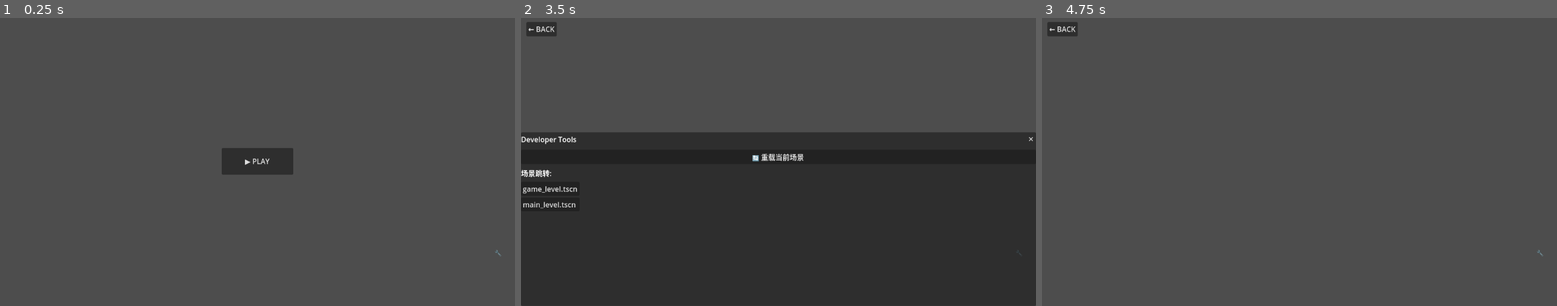
Above: before the commit, frames 1-3 (left to right).
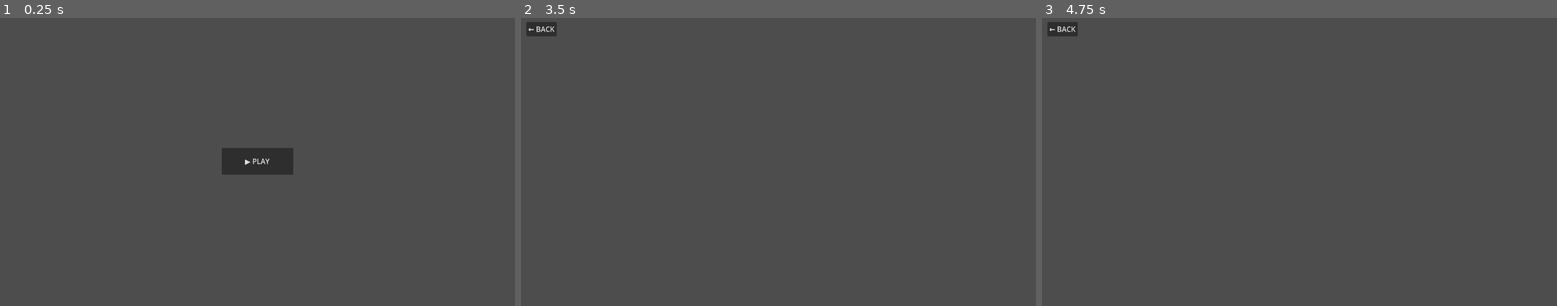
Above: after the commit, the same moments.

Repository: GeorgeMee/Godotter
Game: Godot game, scene res://game/levels/main_level.tscn
The game is run twice, just before and just after one commit, with the same random seed, the same clock (stepped at 60 frames per second) and the same inputs.
Inputs (mouse positions are in pixels of both pictures, inside the frame that each line leads up to):
- Up to frame 1 (0.25 s): no input
- Up to frame 2 (3.5 s): click "▶ PLAY" at 0.5 s; click "← BACK" at 1.25 s; click "▶ PLAY" at 2 s; tap Enter (confirm) at 2.75 s; drag from (1020, 254) to (830, 98) at 2.77 s
- Up to frame 3 (4.75 s): drag from (1196, 176) to (1273, 219) at 3.52 s; click (1551, 138) at 4.25 s, where only the run before the commit has a clickable "✕"

The runs differ from the first frame. In frame 1, less than 0.1% of the frame differs, in the area x 96-98%, y 80-83%; in frame 2, 60%, in the area x 0-100%, y 39-100%; in frame 3, less than 0.1%.
Error before the commit: Invalid access to property or key 'scene_changed' on a base object of type 'SceneTree'. (res://cheat/autoload/cheat_bootstrap.gd:17)
Error after the commit: Parse Error: Cannot infer the type of "parent_pos" variable because the value doesn't have a set type. (res://cheat/overlay/cheat_trigger.gd:33)

Commit message:
fix(cheat): mouse drag uses _process polling for global mouse tracking
Mouse drag fails because MouseMotion events stop firing when cursor leaves
the 44x44 Control rect. Switch to _process + Input.is_mouse_button_pressed
for global tracking. Touch drag stays in _gui_input since ScreenDrag events
follow the finger regardless of widget boundaries.

Diff:
--- a/templates/godotter_game_template/cheat/overlay/cheat_trigger.gd
+++ b/templates/godotter_game_template/cheat/overlay/cheat_trigger.gd
@@ -4,8 +4,9 @@
 
 signal pressed
 
-var _dragging := false
-var _drag_start := Vector2.ZERO
+var _is_dragging := false
+var _is_mouse_drag := false
+var _drag_start_pos := Vector2.ZERO
 var _drag_offset := Vector2.ZERO
 var _tap_threshold := 10.0
 
@@ -13,41 +14,54 @@
 func _ready() -> void:
 	position = get_viewport().get_visible_rect().size - Vector2(60, 140)
 	modulate.a = 0.5
+	set_process(false)
+
+
+func _process(_delta: float) -> void:
+	if not Input.is_mouse_button_pressed(MOUSE_BUTTON_LEFT):
+		set_process(false)
+		_is_dragging = false
+		_is_mouse_drag = false
+		modulate.a = 0.5
+		return
+
+	var gmp := get_global_mouse_position()
+	if not _is_dragging:
+		_is_dragging = gmp.distance_to(_drag_start_pos) > _tap_threshold
+	if _is_dragging:
+		var parent_layer := get_parent()
+		var parent_pos := parent_layer.global_position if parent_layer else Vector2.ZERO
+		position = gmp - _drag_offset - parent_pos
 
 
 func _gui_input(event: InputEvent) -> void:
 	if event is InputEventMouseButton:
 		if event.button_index == MOUSE_BUTTON_LEFT:
 			if event.pressed:
-				_drag_start = position
+				_is_dragging = false
+				_is_mouse_drag = true
+				_drag_start_pos = get_global_mouse_position()
 				_drag_offset = event.position
 				modulate.a = 0.9
-			else:
-				modulate.a = 0.5
-				if not _dragging:
-					pressed.emit()
-				_dragging = false
-
-	if event is InputEventMouseMotion:
-		if Input.is_mouse_button_pressed(MOUSE_BUTTON_LEFT):
-			if not _dragging:
-				_dragging = position.distance_to(_drag_start) > _tap_threshold
-			if _dragging:
-				position = get_global_mouse_position() - _drag_offset
+				set_process(true)
+			elif not _is_dragging and _is_mouse_drag:
+				pressed.emit()
+				set_process(false)
 
 	if event is InputEventScreenTouch:
 		if event.pressed:
-			_drag_start = position
+			_is_dragging = false
+			_drag_start_pos = get_global_mouse_position()
 			_drag_offset = event.position
 			modulate.a = 0.9
-		else:
+		elif not _is_dragging:
+			pressed.emit()
 			modulate.a = 0.5
-			if not _dragging:
-				pressed.emit()
-			_dragging = false
 
 	if event is InputEventScreenDrag:
-		if not _dragging:
-			_dragging = position.distance_to(_drag_start) > _tap_threshold
-		if _dragging:
-			position = event.position - _drag_offset + _drag_start
+		if not _is_dragging:
+			_is_dragging = (event.position - _drag_offset).length() > _tap_threshold
+		if _is_dragging:
+			var parent_layer := get_parent()
+			var parent_pos := parent_layer.global_position if parent_layer else Vector2.ZERO
+			position = event.position - _drag_offset - parent_pos + _drag_start_pos
